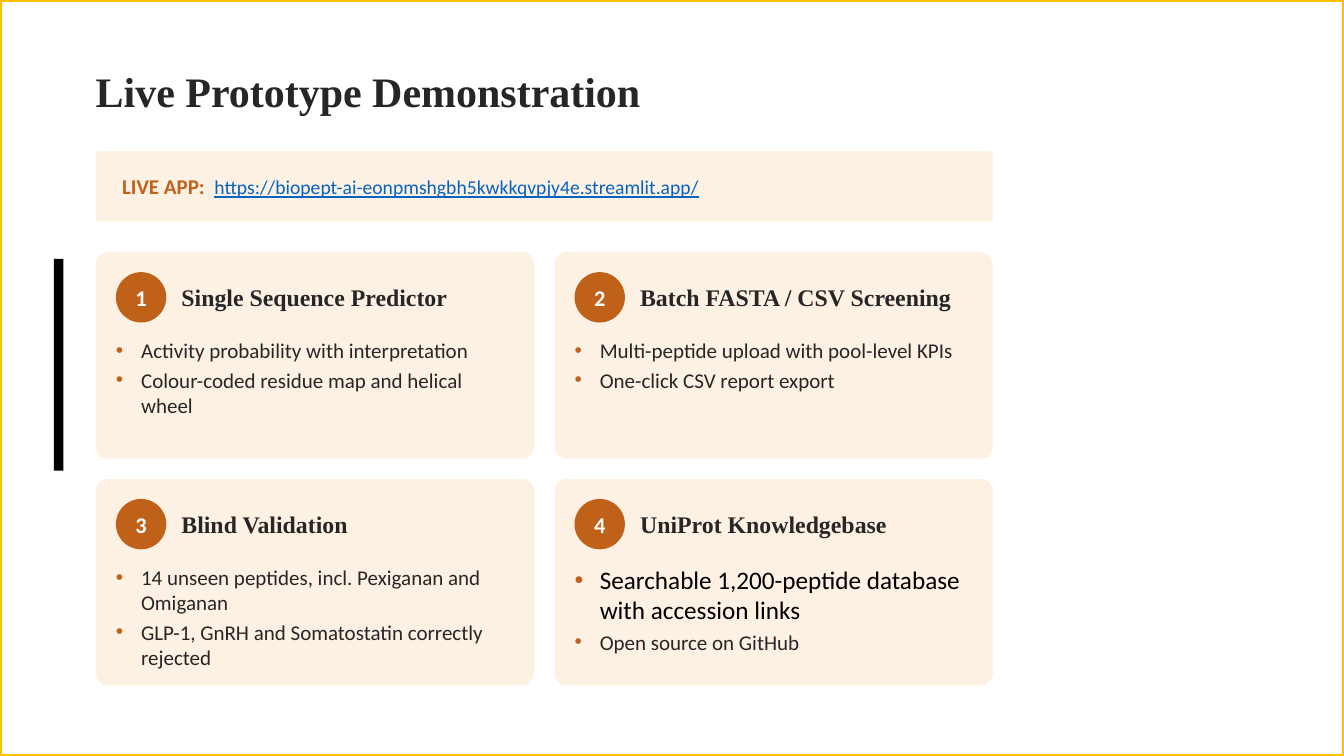
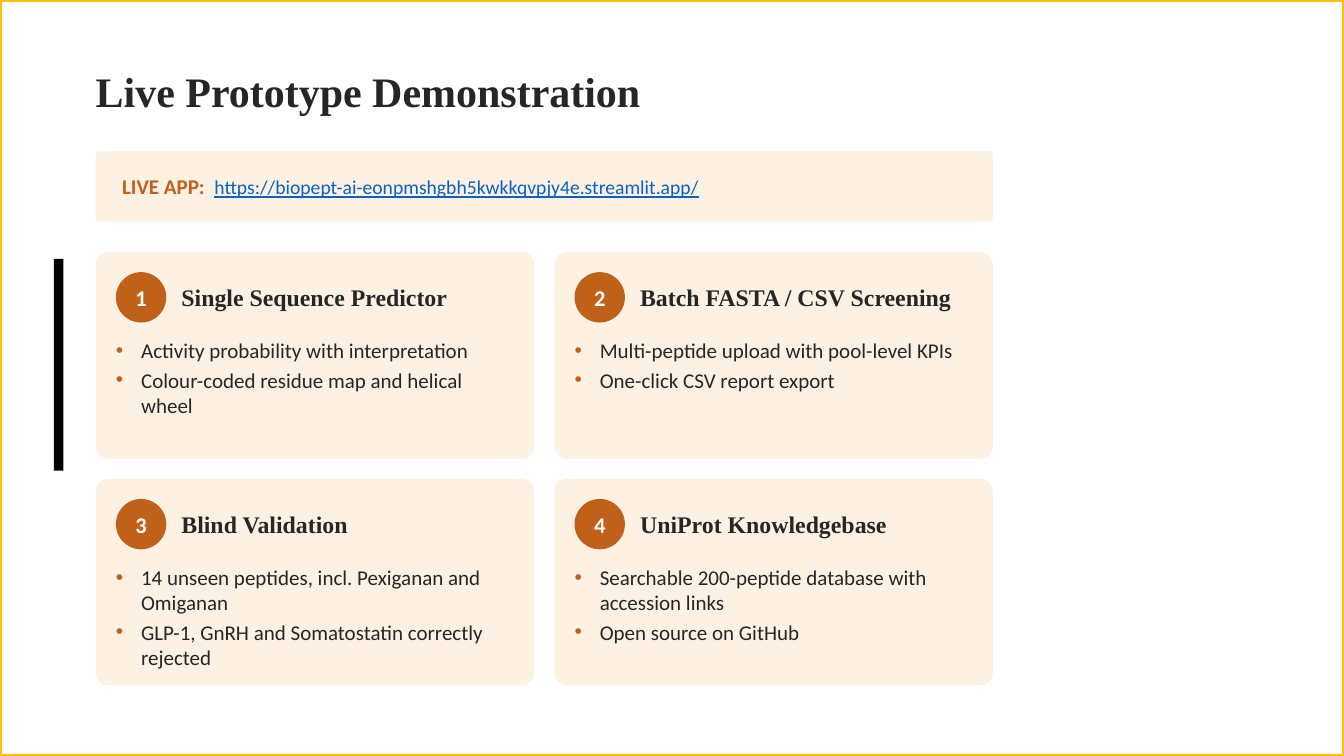
Before and after one commit to sreenivasbonala/biopept-ai, a slide deck: slide 4 of BioPept_AI_REVA_Template.pptx. Drawn at 1344x756 pixels with LibreOffice and Linux fonts; fonts in the diff are those of the drawing; background and template pictures are left out. Boxes give left, top, right and bottom in pixels: in the first picture for what was removed or moved away, otherwise in the second. Text is boxed around its words. In the diff, an @@ line names an element or a change of style, - is before the commit and + after.

Commit message:
Remove science fair track caption, replace DNA emoji with professional molecular SVG logo, and sync 200-peptide prototype benchmark deck and models

```diff
--- a/BioPept_AI_REVA_Template.pptx
+++ b/BioPept_AI_REVA_Template.pptx
@@ text at [600,570,927,610]: text changed; size 18 to 15 pt; text colour #000000 to #262626 @@
-• Searchable 1,200-peptide database with accession links
+• Searchable 200-peptide database with accession links
```
Also in this commit, not shown: 1 other slide changed, 8 other files.
